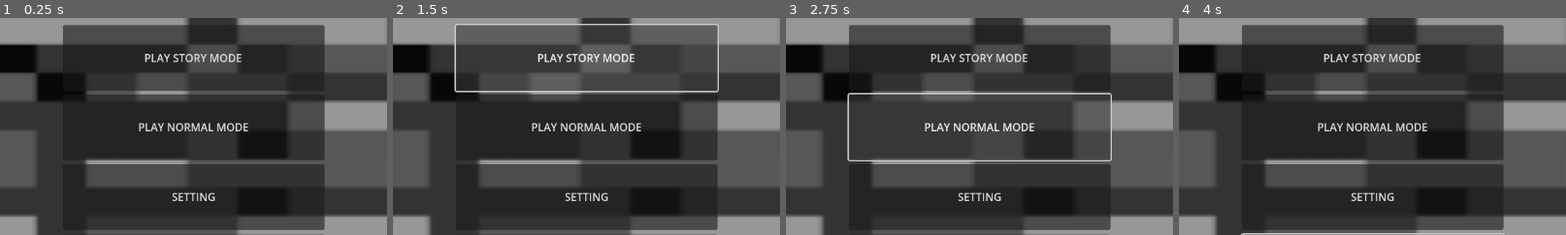
Above: before the commit, frames 1-4 (left to right).
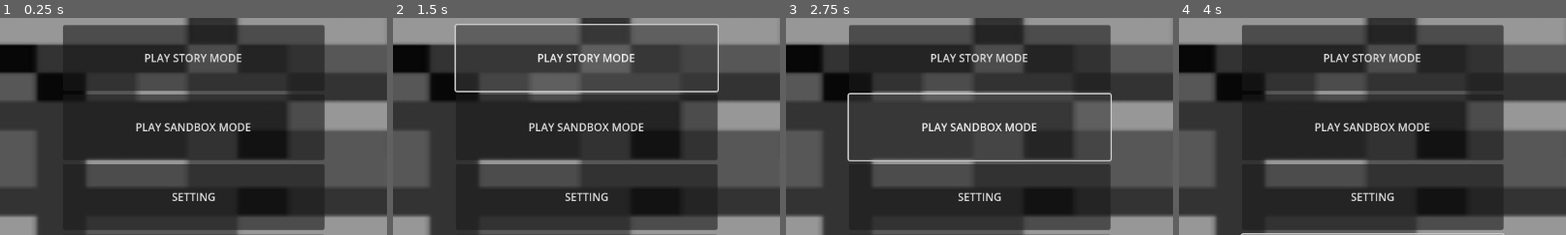
Above: after the commit, the same moments.

Repository: StudioXPEtudiant/25-26.M.S2.MiniGames
Game: Godot game, scene res://ui_setting.tscn
Two runs of this game, one before a commit and one after it. Both use one fixed random seed, a clock stepped at 60 frames per second and the inputs below.
Inputs:
- Up to frame 1 (0.25 s): no input
- Up to frame 2 (1.5 s): click "PLAY STORY MODE" at 0.5 s; click "PLAY STORY MODE" at 1.25 s
- Up to frame 3 (2.75 s): click "PLAY NORMAL MODE" (after the commit: "PLAY SANDBOX MODE") at 2 s
- Up to frame 4 (4 s): click "PLAY NORMAL MODE" (after the commit: "PLAY SANDBOX MODE") at 2.75 s; click "INVENTORY" at 3.5 s
The pictures show only the part of the screen within x 26-76%, y 1-51%; the shares and areas given below are measured in that part.

The runs differ from the first frame. In frame 1, 0.9% of the frame differs, in the area x 35-65%, y 48-53%; in frame 2, 0.9%; in frame 3, 0.9%; in frame 4, 0.9%.

Commit message:
menu français

Diff:
--- /dev/null
+++ b/menu_français.tscn
@@ -0,0 +1,28 @@
+[gd_scene load_steps=5 format=3 uid="uid://catnyqfjojld6"]
+
+[ext_resource type="Texture2D" uid="uid://cp4sdxnredeeg" path="res://Screenshot 2025-01-30 170010.png" id="1_mljo4"]
+[ext_resource type="Texture2D" uid="uid://c15qkexgpg2jx" path="res://Screenshot 2026-01-07 183348.png" id="2_nbx08"]
+[ext_resource type="Texture2D" uid="uid://btdy68de8yj3m" path="res://Screenshot 2026-01-07 183848.png" id="3_nixf6"]
+[ext_resource type="Texture2D" uid="uid://b0vgoqyt0h0f5" path="res://Screenshot 2026-01-07 185050.png" id="4_j0mpw"]
+
+[node name="Node2D" type="Node2D"]
+
+[node name="Screenshot2025-01-30170010" type="Sprite2D" parent="."]
+position = Vector2(564, 323)
+scale = Vector2(6.06186, 3.19212)
+texture = ExtResource("1_mljo4")
+
+[node name="Screenshot2026-01-07183348" type="Sprite2D" parent="."]
+position = Vector2(591, 63)
+scale = Vector2(0.859926, 0.736641)
+texture = ExtResource("2_nbx08")
+
+[node name="Screenshot2026-01-07183848" type="Sprite2D" parent="."]
+position = Vector2(591.25, 170)
+scale = Vector2(0.861524, 0.70155)
+texture = ExtResource("3_nixf6")
+
+[node name="Screenshot2026-01-07185050" type="Sprite2D" parent="."]
+position = Vector2(591.875, 276)
+scale = Vector2(0.865028, 0.718045)
+texture = ExtResource("4_j0mpw")
--- a/ui_setting.tscn
+++ b/ui_setting.tscn
@@ -30,7 +30,7 @@
 offset_right = 778.0
 offset_bottom = 216.0
 action_mode = 0
-text = "PLAY NORMAL MODE
+text = "PLAY SANDBOX MODE
 "
 
 [node name="Button3" type="Button" parent="."]
Binary file added: Screenshot 2026-01-07 183348.png
Not shown, added: Screenshot 2026-01-07 183348.png.import
Binary file added: Screenshot 2026-01-07 183848.png
Not shown, added: Screenshot 2026-01-07 183848.png.import
Binary file added: Screenshot 2026-01-07 185050.png
Not shown, added: Screenshot 2026-01-07 185050.png.import
